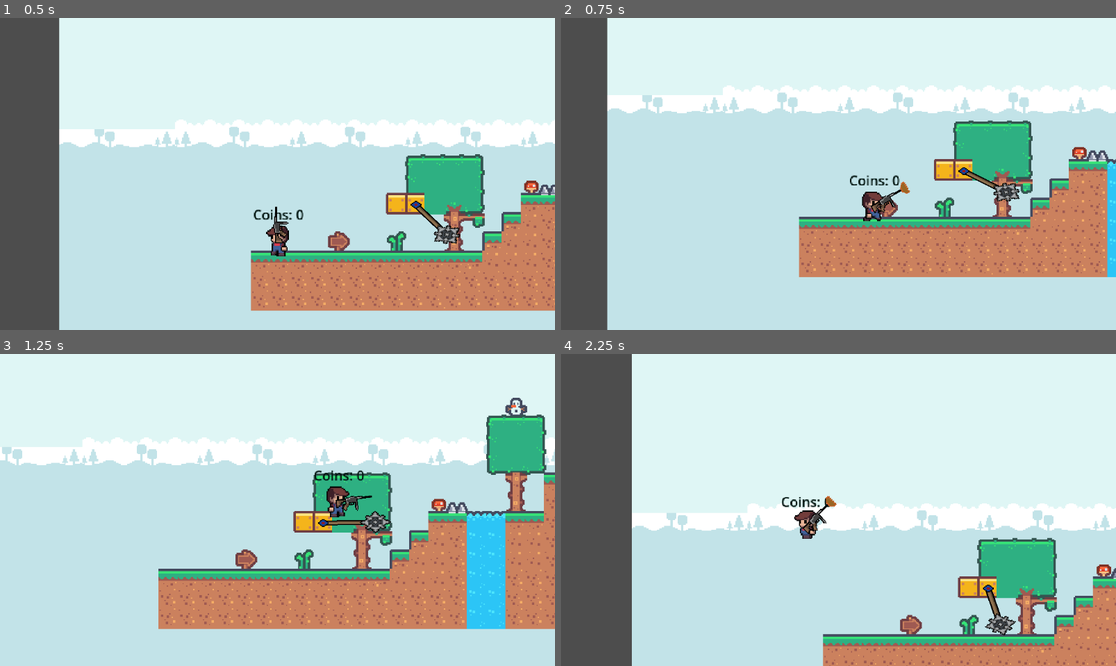
Above: before the commit, frames 1-4 (two rows, left to right).
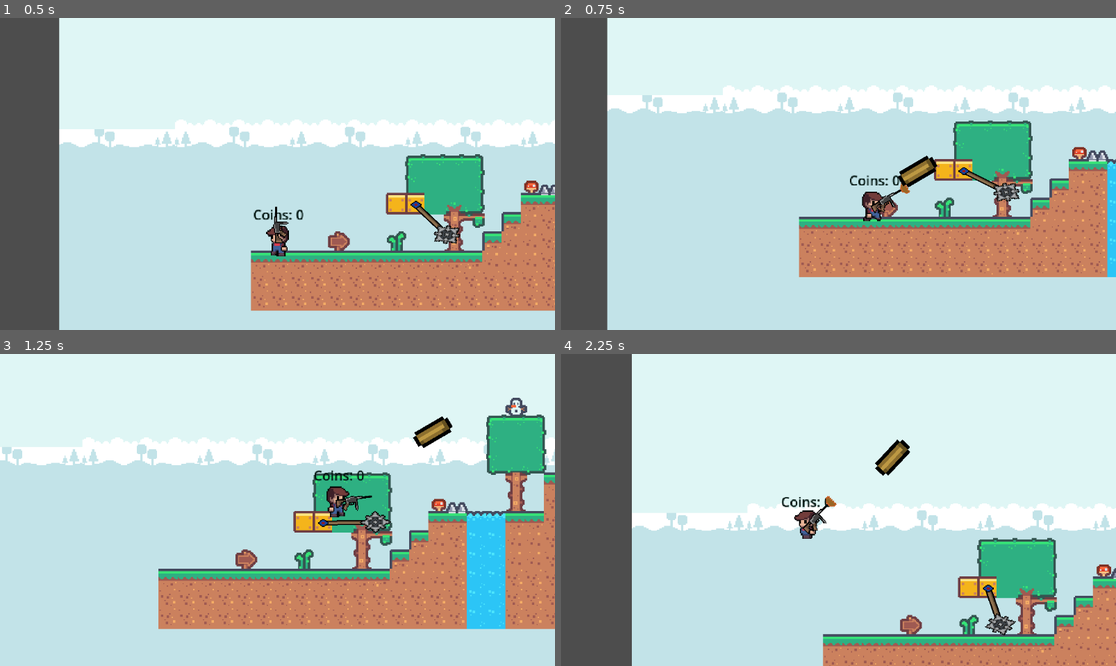
Above: after the commit, the same moments.

Repository: Mark-0909/Echo-Soul-Saver
Game: Godot game, scene res://main.tscn
The game is run twice, just before and just after one commit, with the same random seed, the same clock (stepped at 60 frames per second) and the same inputs.
Inputs (mouse positions are in pixels of both pictures, inside the frame that each line leads up to):
- Up to frame 1 (0.5 s): no input
- Up to frame 2 (0.75 s): move the mouse to (960, 158) at 0.52 s; hold Right (right) from 0.53 s (still down); click (960, 158) at 0.6 s
- Up to frame 3 (1.25 s): keep holding Right (right); tap Space (jump) at 0.77 s
- Up to frame 4 (2.25 s): move the mouse to (727, 525) at 1.27 s; click (727, 525) at 1.35 s; tap Space (jump) at 1.52 s; move the mouse to (894, 441) at 2.02 s; release Right (right) at 2.03 s; hold A (left) from 2.03 s (still down); click (894, 441) at 2.1 s

Frame 1 is identical in both runs. In frame 2, 0.4% of the frame differs, in the area x 60-68%, y 44-55%; in frame 3, 0.4%; in frame 4, 0.4%, in the area x 56-63%, y 27-40%.

Commit message:
added gunfire

Diff:
--- a/bullet.gd
+++ b/bullet.gd
@@ -1 +1,6 @@
 extends Area2D
+
+const SPEED: int = 300
+
+func _process(delta: float) -> void:
+	position += transform.x * SPEED * delta
--- a/gun.gd
+++ b/gun.gd
@@ -1,6 +1,8 @@
 extends Node2D
 
 var initial_position: float
+const BULLET = preload("res://bullet.tscn")
+@onready var muzzle: Marker2D = $Marker2D
 
 func _ready() -> void:
 	initial_position = position.x
@@ -21,11 +23,15 @@
 		$AnimatedSprite2D.position.x = -initial_position
 
 	if Input.is_action_just_pressed("attack"):
-		attack()
+		$AnimatedSprite2D.play("fire")
+		shoot_bullet()
+		await $AnimatedSprite2D.animation_finished
+		$AnimatedSprite2D.play("steady")
 
-# 🔹
-func attack() -> void:
-	print("Attacking!")
-	$AnimatedSprite2D.play("fire")
-	await $AnimatedSprite2D.animation_finished
-	$AnimatedSprite2D.play("steady")
+
+
+func shoot_bullet() -> void:
+	var bullet_instance = BULLET.instantiate()
+	get_tree().root.add_child(bullet_instance)
+	bullet_instance.global_position = muzzle.global_position
+	bullet_instance.rotation = rotation
--- a/gun.tscn
+++ b/gun.tscn
@@ -9,9 +9,6 @@
 "frames": [{
 "duration": 1.0,
 "texture": ExtResource("2_nj4fx")
-}, {
-"duration": 1.0,
-"texture": ExtResource("1_uje63")
 }],
 "loop": false,
 "name": &"fire",
@@ -36,3 +33,6 @@
 offset = Vector2(43, 6.09)
 flip_h = true
 flip_v = true
+
+[node name="Marker2D" type="Marker2D" parent="."]
+position = Vector2(86, 15)
